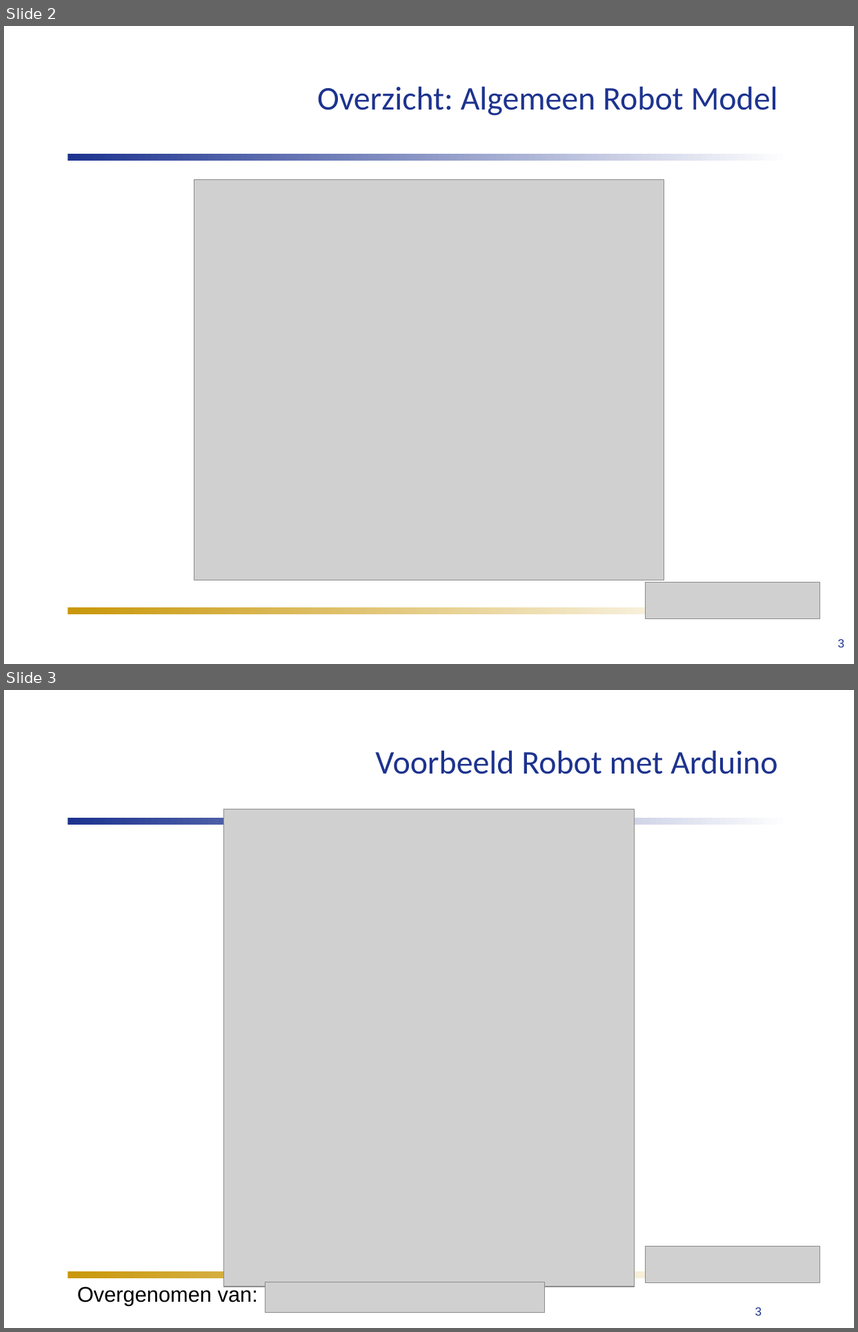
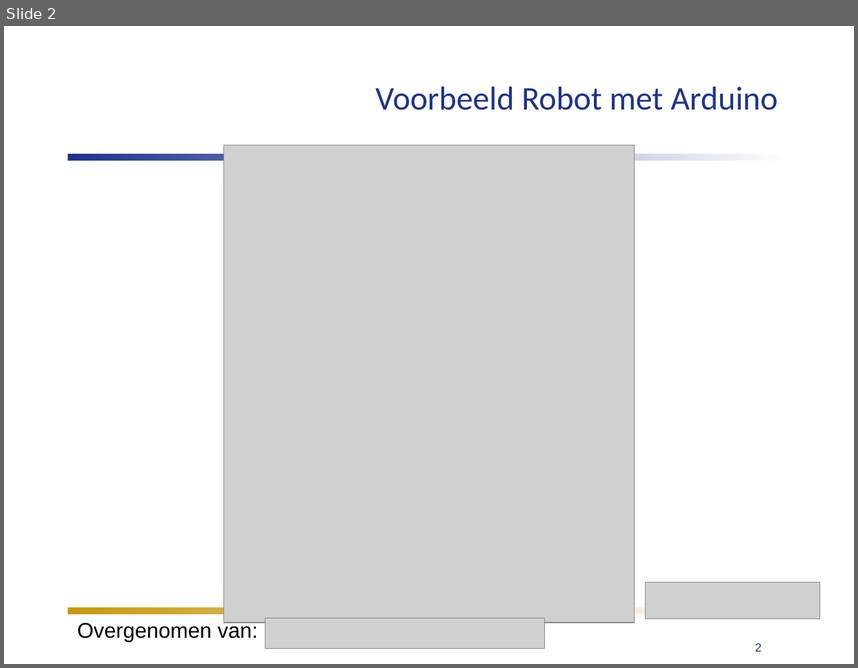
Before and after one commit to humiq/Greendevelopment, a slide deck: trunk/documents/Colleges/ISIROB College 4.ppt. Shown one above the other, each under a label of ours: slides 2 and 3 before the commit, slide 2 after it. The pictures are 858x1332 and 858x668 pixels, drawn with LibreOffice and Linux fonts; fonts in the diff are those of the drawing; grey boxes stand for pictures. Boxes give left, top, right and bottom in pixels: in the first picture for what was removed or moved away, otherwise in the second. Text is boxed around its words. In the diff, an @@ line names an element or a change of style, - is before the commit and + after.

```diff
--- a/trunk/documents/Colleges/ISIROB College 4.ppt
+++ b/trunk/documents/Colleges/ISIROB College 4.ppt
@@ slide 2 removed at (4, 26, 854, 664), background #FFFFFF @@
@@ title removed at (317, 86, 778, 116) @@
-Overzicht: Algemeen Robot Model
@@ rectangle removed at (67, 154, 791, 161) @@
@@ picture removed at (194, 180, 664, 580) @@
@@ picture removed at (645, 582, 820, 619) @@
@@ rectangle removed at (67, 606, 748, 613) @@
@@ text removed at (838, 639, 845, 647) @@
-3
@@ what was slide 3 is now slide 2 @@
@@ page number at (755, 643, 762, 651): text changed @@
-3
+2
```
Also in this commit, not shown: 3 slides changed, 4 slides added, 1 other slide removed, 5 other files.
